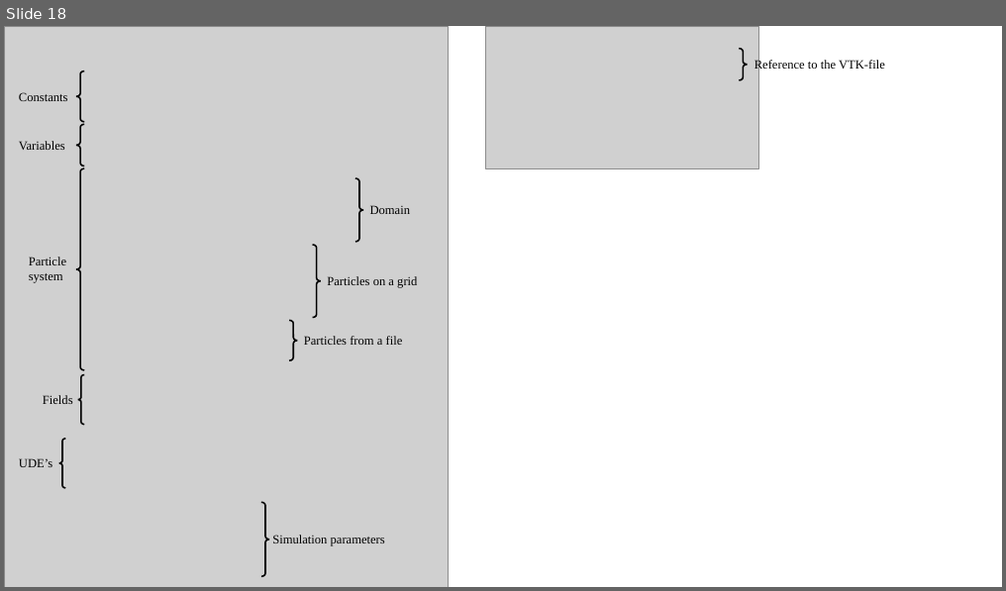
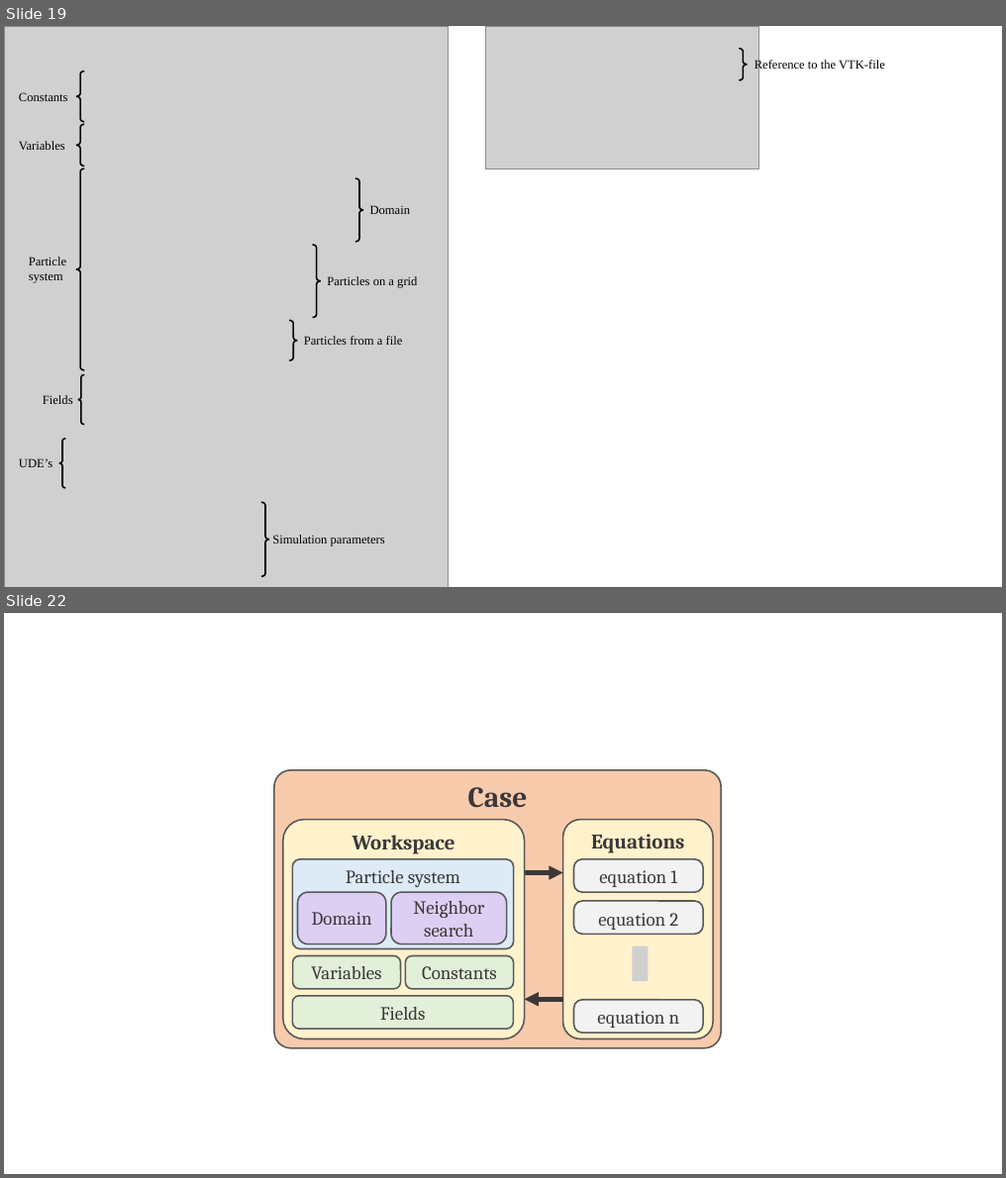
Before and after one commit to HTBalazs/nauticle_user_guide, a slide deck: abrak.pptx. Shown one above the other, each under a label of ours: slide 18 before the commit, slides 19 and 22 after it; the slides between them are not shown. The pictures are 1006x591 and 1006x1178 pixels, drawn with LibreOffice and Linux fonts; fonts in the diff are those of the drawing; grey boxes stand for pictures. Boxes give left, top, right and bottom in pixels: in the first picture for what was removed or moved away, otherwise in the second. Text is boxed around its words. In the diff, an @@ line names an element or a change of style, - is before the commit and + after.

```diff
--- a/abrak.pptx
+++ b/abrak.pptx
@@ slide 22 added at [4,613,1002,1174], background #FFFFFF @@
@@ group added at [274,770,721,1049]: 12 rounded rectangles, 2 arrows, 1 picture @@
+Case
+Equations
+Workspace
+Particle system
+Variables
+Constants
+Fields
+equation 1
+equation 2
+equation n
+Domain
+Neighbor search
@@ what was slide 18 is now slide 19 @@
```
Also in this commit, not shown: 4 other slides added, 1 other file.
